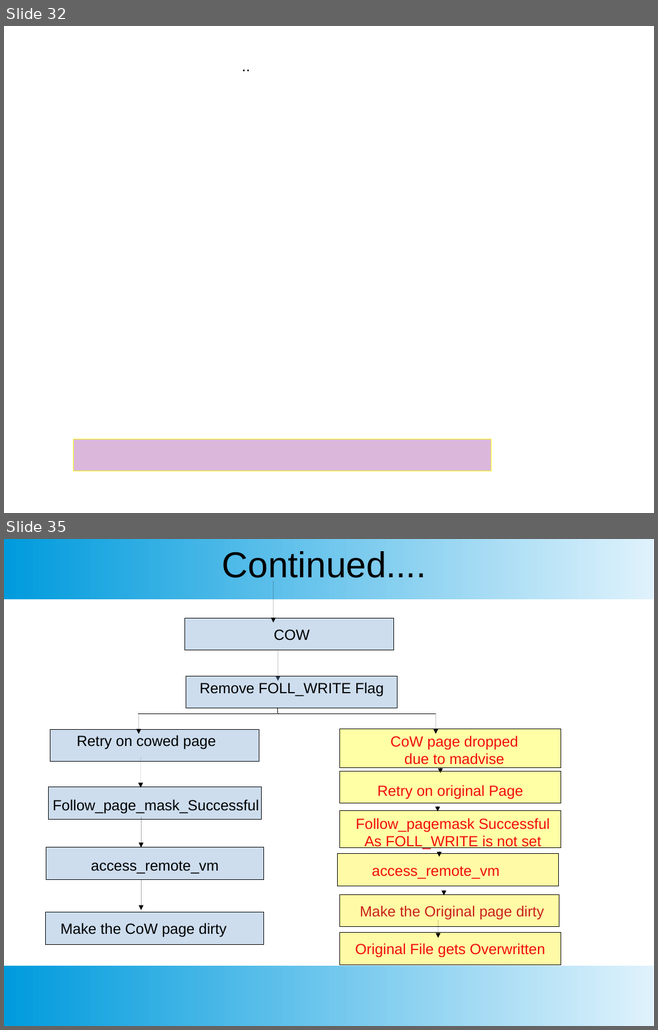
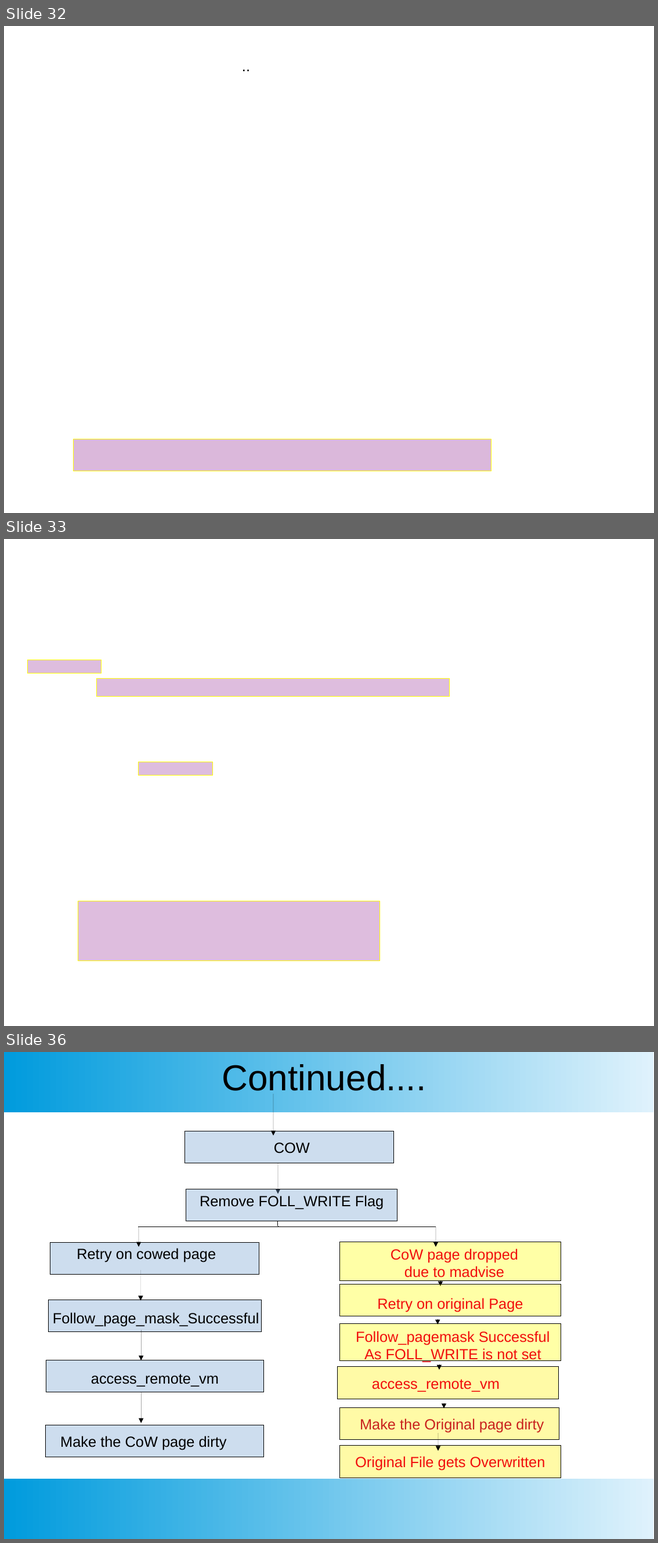
Before and after one commit to SubhajitCode/Seminar, a slide deck: Seminar 02/Seminar 2.pptx. Shown one above the other, each under a label of ours: slides 32 and 35 before the commit, slides 32, 33 and 36 after it; the slides between them are not shown. The pictures are 658x1030 and 658x1543 pixels, drawn with LibreOffice and Linux fonts; fonts in the diff are those of the drawing; background and template pictures are left out. Boxes give left, top, right and bottom in pixels: in the first picture for what was removed or moved away, otherwise in the second. Text is boxed around its words. In the diff, an @@ line names an element or a change of style, - is before the commit and + after.

```diff
--- a/Seminar 02/Seminar 2.pptx
+++ b/Seminar 02/Seminar 2.pptx
@@ slide 33 added at [4,539,654,1026], background picture (left out) @@
@@ rectangle added at [28,660,102,674], fill #800080 at 26% opacity, outline #FFFF00 0.75 pt @@
@@ rectangle added at [97,678,449,696], fill #800080 at 26% opacity, outline #FFFF00 0.75 pt @@
@@ rectangle added at [139,762,213,776], fill #800080 at 26% opacity, outline #FFFF00 0.75 pt @@
@@ rectangle added at [78,901,380,961], fill #800080 at 26% opacity, outline #FFFF00 0.75 pt @@
@@ what was slide 35 is now slide 36 @@
```
Also in this commit, not shown: 6 slides changed, 6 other files.
